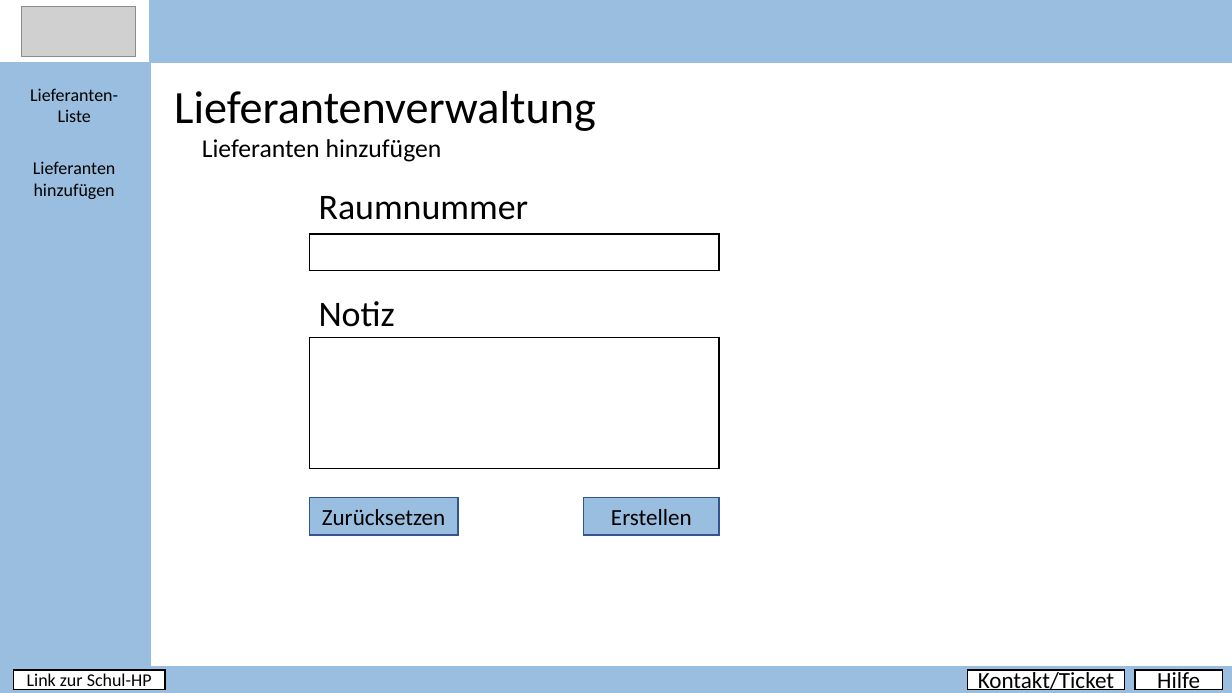
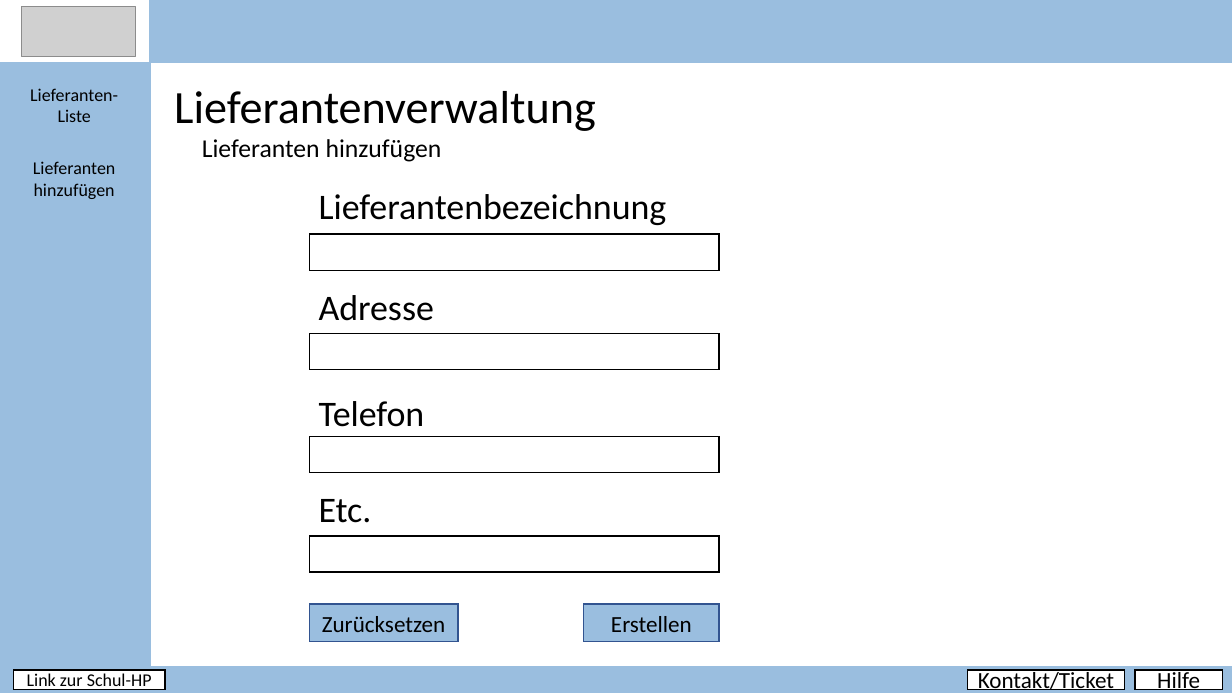
Before and after one commit to PapAnte/g2schoolproject, a slide deck: slide 17 of Layout.pptx. Drawn at 1232x693 pixels with LibreOffice and Linux fonts; fonts in the diff are those of the drawing; grey boxes stand for pictures. Boxes give left, top, right and bottom in pixels: in the first picture for what was removed or moved away, otherwise in the second. Text is boxed around its words. In the diff, an @@ line names an element or a change of style, - is before the commit and + after.

```diff
--- a/Layout.pptx
+++ b/Layout.pptx
@@ text removed at [319, 196, 529, 220] @@
-Raumnummer
@@ text added at [319, 194, 667, 225], 28 pt, text #000000 @@
+Lieferantenbezeichnung
@@ text added at [319, 295, 434, 321], 28 pt, text #000000 @@
+Adresse
@@ text removed at [319, 301, 395, 327] @@
-Notiz
@@ rectangle: place and size @@
-rectangle at [310, 337, 719, 468]
+rectangle at [310, 334, 719, 370]
@@ text added at [319, 401, 425, 427], 28 pt, text #000000 @@
+Telefon
@@ rectangle added at [310, 437, 719, 473], fill #FFFFFF, outline #000000 1 pt @@
@@ text added at [319, 499, 372, 523], 28 pt, text #000000 @@
+Etc.
@@ rectangle added at [310, 536, 719, 572], fill #FFFFFF, outline #000000 1 pt @@
@@ rectangle "Zurücksetzen": place and size @@
-rectangle "Zurücksetzen" at [310, 498, 458, 536]
+rectangle "Zurücksetzen" at [310, 604, 458, 642]
@@ rectangle "Erstellen": place and size @@
-rectangle "Erstellen" at [584, 498, 719, 536]
+rectangle "Erstellen" at [584, 604, 719, 642]
```
Also in this commit, not shown: 1 other slide changed.
